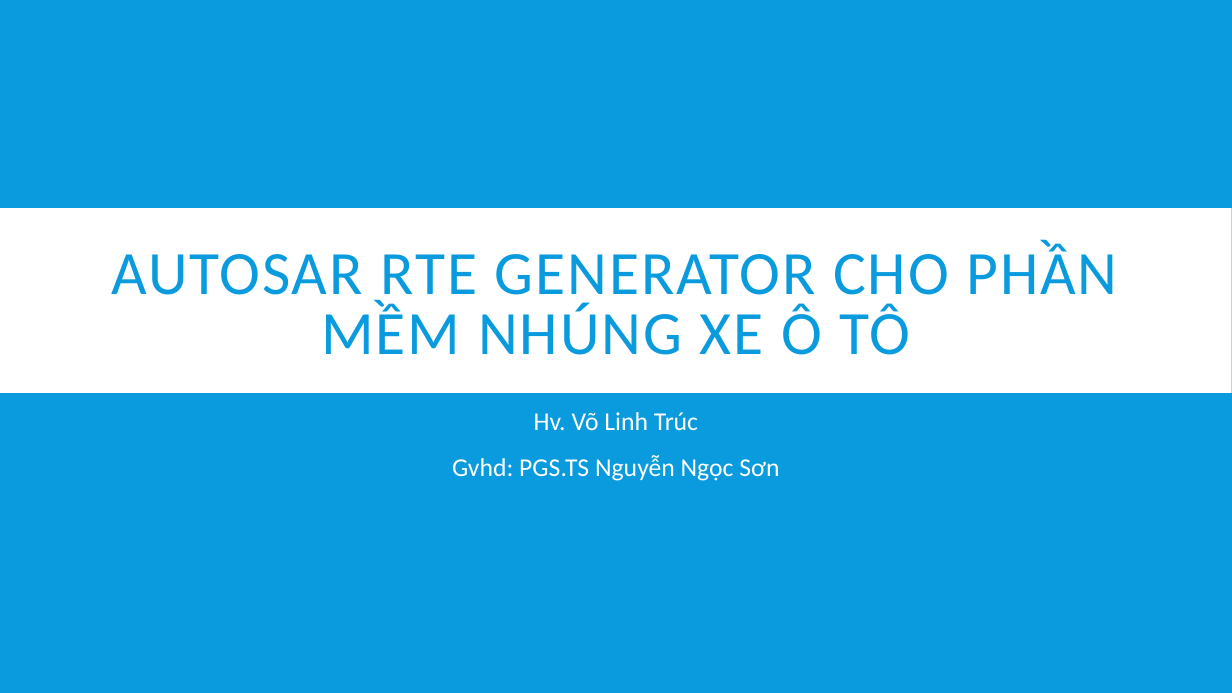
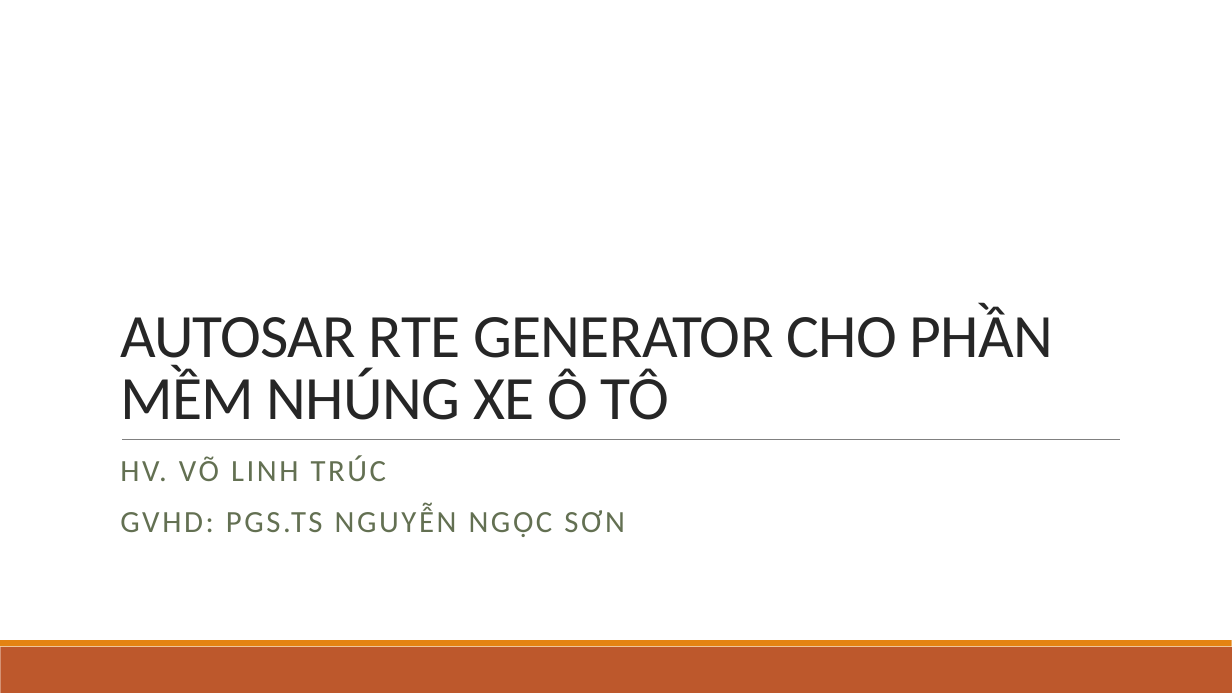
Before and after one commit to VoLinhTruc/luan_van, a slide deck: slide 1 of bao_ve_luan_van.pptx. Drawn at 1232x693 pixels with LibreOffice and Linux fonts; fonts in the diff are those of the drawing. Boxes give left, top, right and bottom in pixels: in the first picture for what was removed or moved away, otherwise in the second. Text is boxed around its words. In the diff, an @@ line names an element or a change of style, - is before the commit and + after.

Commit message:
update slide

```diff
--- a/bao_ve_luan_van.pptx
+++ b/bao_ve_luan_van.pptx
@@ background #099BDD to #FFFFFF @@
@@ title "AUTOSAR RTE GENERATOR CHO PHẦN ...": place and size @@
-title "AUTOSAR RTE GENERATOR CHO PHẦN ..." at <box>112,243,1118,355</box>
+title "AUTOSAR RTE GENERATOR CHO PHẦN ..." at <box>120,305,1053,420</box>
@@ title "AUTOSAR RTE GENERATOR CHO PHẦN ..." at <box>120,305,1053,420</box>: text colour #099BDD to #262626, letter spacing 1.5 to -0.5 pt; alignment centre to left; line spacing 0.8 to 0.85; vertical alignment middle to bottom @@
@@ rectangle removed at <box>0,208,1232,393</box> @@
@@ line added from (122, 439) to (1120, 439), #808080 0.5 pt @@
@@ subtitle at <box>120,455,625,537</box>: text changed; size 20 to 24 pt; text colour #FFFFFF to #637052 @@
-Hv. Võ Linh Trúc
-Gvhd: PGS.TS Nguyễn Ngọc Sơn
+HV. VÕ LINH TRÚC
+GVHD: PGS.TS NGUYỄN NGỌC SƠN
@@ rectangle added at <box>0,647,1232,693</box>, fill #BD582C @@
@@ rectangle added at <box>0,640,1232,647</box>, fill #E48312 @@
```
Also in this commit, not shown: 1 other slide changed, 9 slides added, 1 slide removed, 1 other file.
